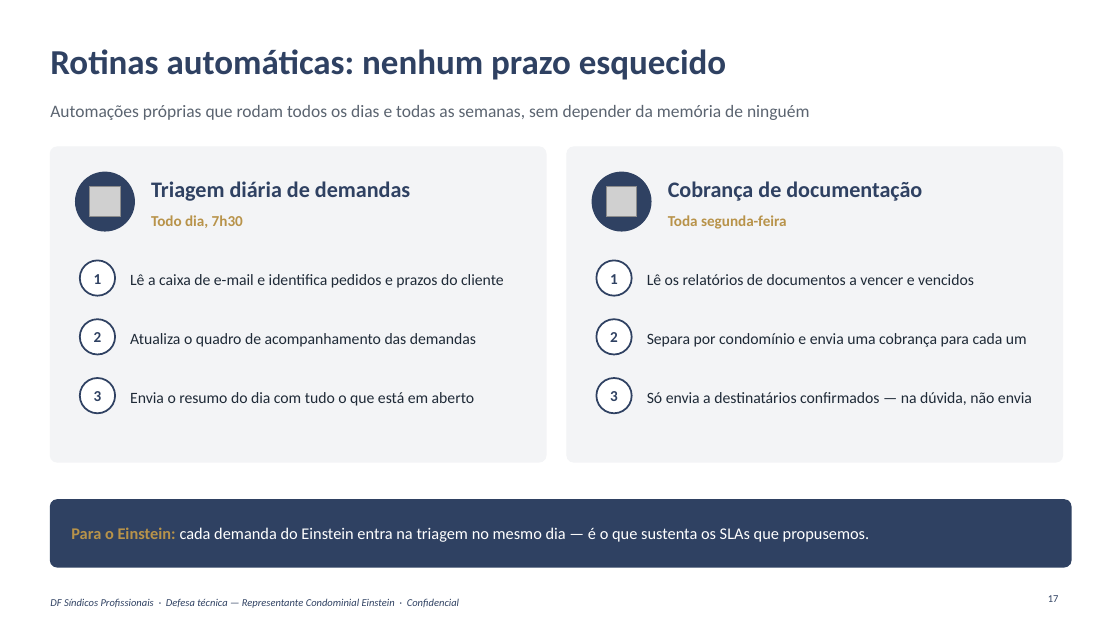
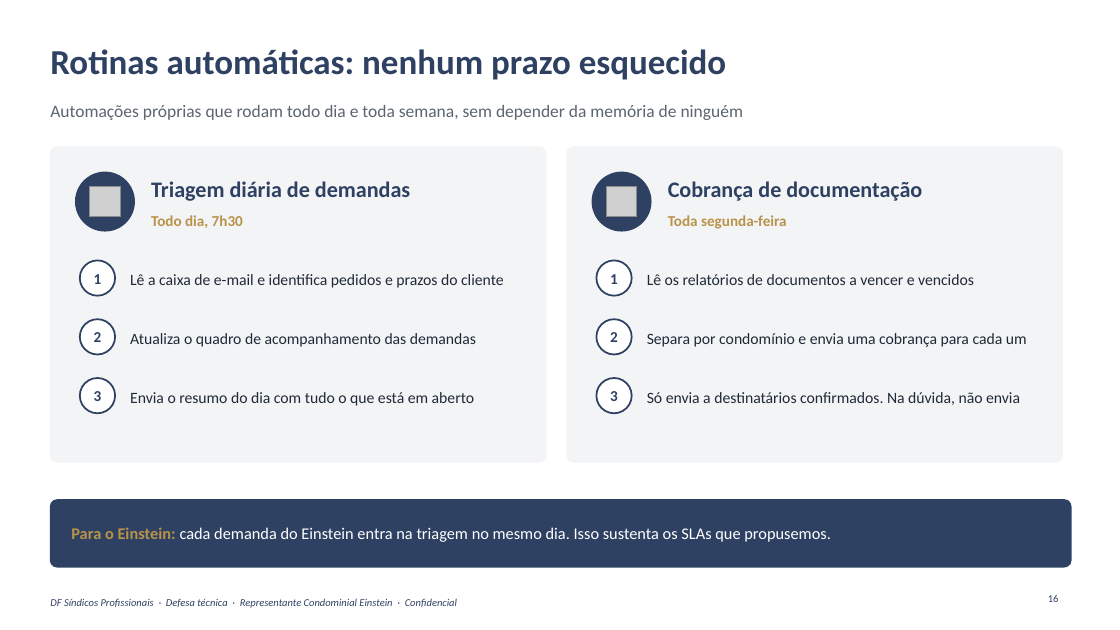
Before and after one commit to caiogavioli/Brainstorm, a slide deck: slide 16 of entregas/apresentacao-13-10/DF_Apresentacao_Einstein_13-10.pptx (slide 17 before the commit). Drawn at 1120x630 pixels with LibreOffice and Linux fonts; fonts in the diff are those of the drawing; grey boxes stand for pictures; background and template pictures are left out. Boxes give left, top, right and bottom in pixels: in the first picture for what was removed or moved away, otherwise in the second. Text is boxed around its words. In the diff, an @@ line names an element or a change of style, - is before the commit and + after.

```diff
--- a/entregas/apresentacao-13-10/DF_Apresentacao_Einstein_13-10.pptx
+++ b/entregas/apresentacao-13-10/DF_Apresentacao_Einstein_13-10.pptx
@@ text at [50, 105, 743, 120]: text changed @@
-Automações próprias que rodam todos os dias e todas as semanas, sem depender da memória de ninguém
+Automações próprias que rodam todo dia e toda semana, sem depender da memória de ninguém
@@ text at [647, 392, 1020, 405]: text changed @@
-Só envia a destinatários confirmados — na dúvida, não envia
+Só envia a destinatários confirmados. Na dúvida, não envia
@@ text at [71, 527, 831, 542]: text changed @@
-Para o Einstein: cada demanda do Einstein entra na triagem no mesmo dia — é o que sustenta os SLAs que propusemos.
+Para o Einstein: cada demanda do Einstein entra na triagem no mesmo dia. Isso sustenta os SLAs que propusemos.
@@ text at [50, 598, 457, 608]: text changed @@
-DF Síndicos Profissionais · Defesa técnica — Representante Condominial Einstein · Confidencial
+DF Síndicos Profissionais · Defesa técnica · Representante Condominial Einstein · Confidencial
@@ page number at [1048, 595, 1059, 602]: text changed @@
-17
+16
```
Also in this commit, not shown: 24 other slides changed, 11 other files.
